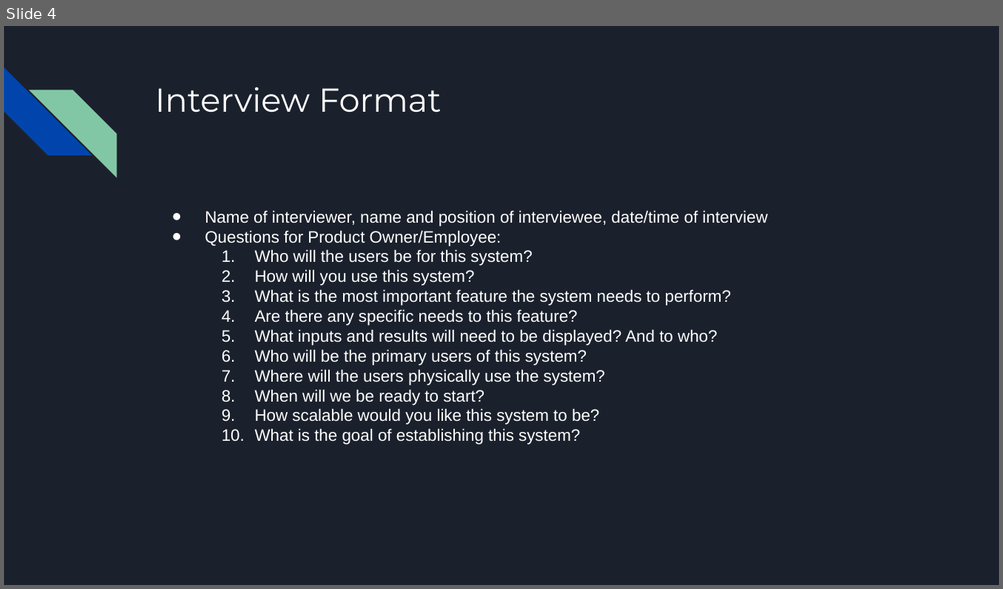
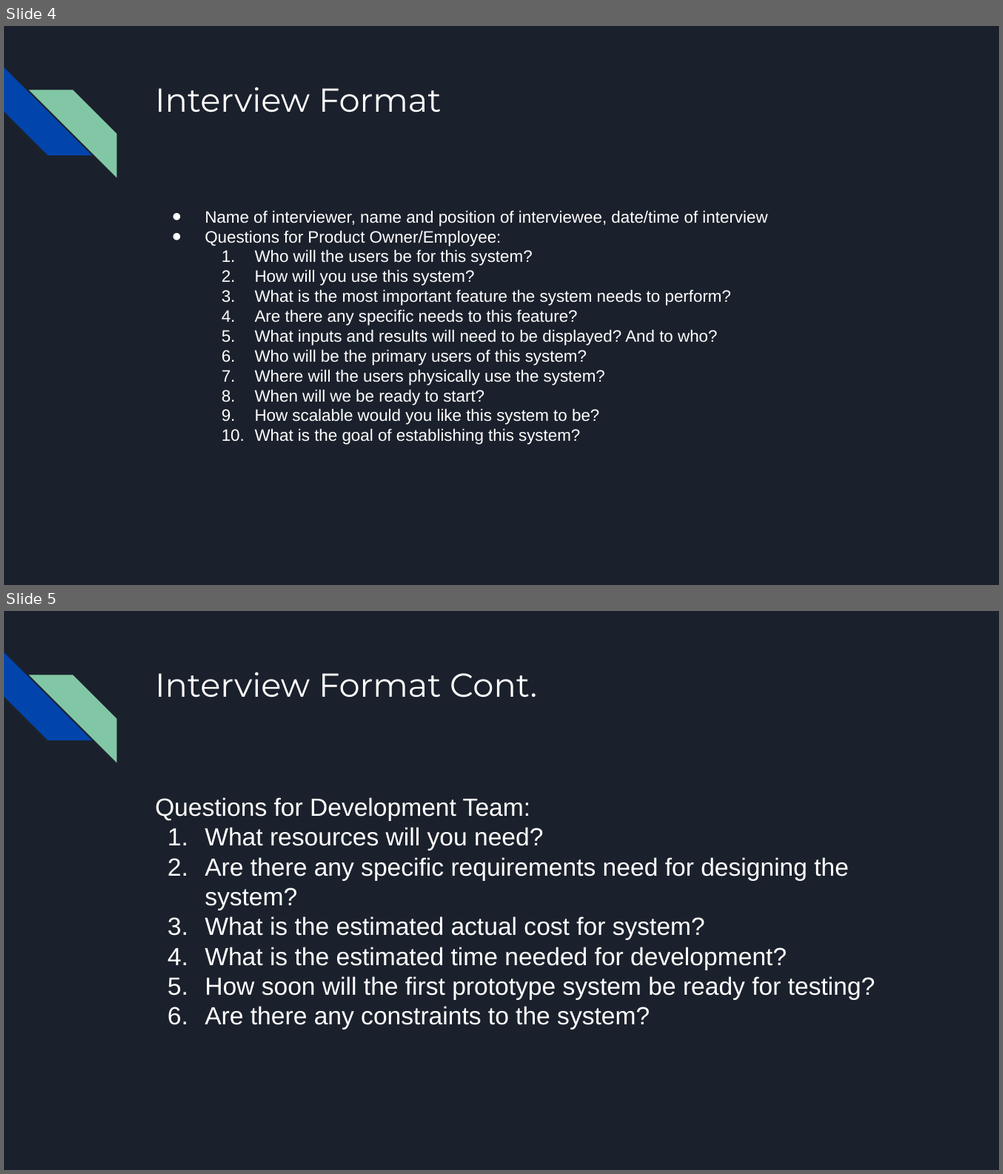
Before and after one commit to jasonspriggs/umbcis436, a slide deck: docs/deliverable2/Library Management System.odp. Shown one above the other, each under a label of ours: slide 4 before the commit, slides 4 and 5 after it. The pictures are 1003x589 and 1003x1174 pixels, drawn with LibreOffice and Linux fonts; fonts in the diff are those of the drawing. Boxes give left, top, right and bottom in pixels: in the first picture for what was removed or moved away, otherwise in the second. Text is boxed around its words. In the diff, an @@ line names an element or a change of style, - is before the commit and + after.

```diff
--- a/docs/deliverable2/Library Management System.odp
+++ b/docs/deliverable2/Library Management System.odp
@@ slide 5 added at box(4, 611, 999, 1170), background #1B212C; not listed: 2 template elements that a slide beside it also shows @@
@@ title added at box(155, 672, 537, 698), 24 pt, text #FFFFFF @@
+Interview Format Cont.
@@ text added at box(155, 797, 875, 1029), 18 pt, text #FFFFFF @@
+Questions for Development Team:
+1. What resources will you need?
+2. Are there any specific requirements need for designing the system?
+3. What is the estimated actual cost for system?
+4. What is the estimated time needed for development?
+5. How soon will the first prototype system be ready for testing?
+6. Are there any constraints to the system?
```
Also in this commit, not shown: 3 slides changed.
